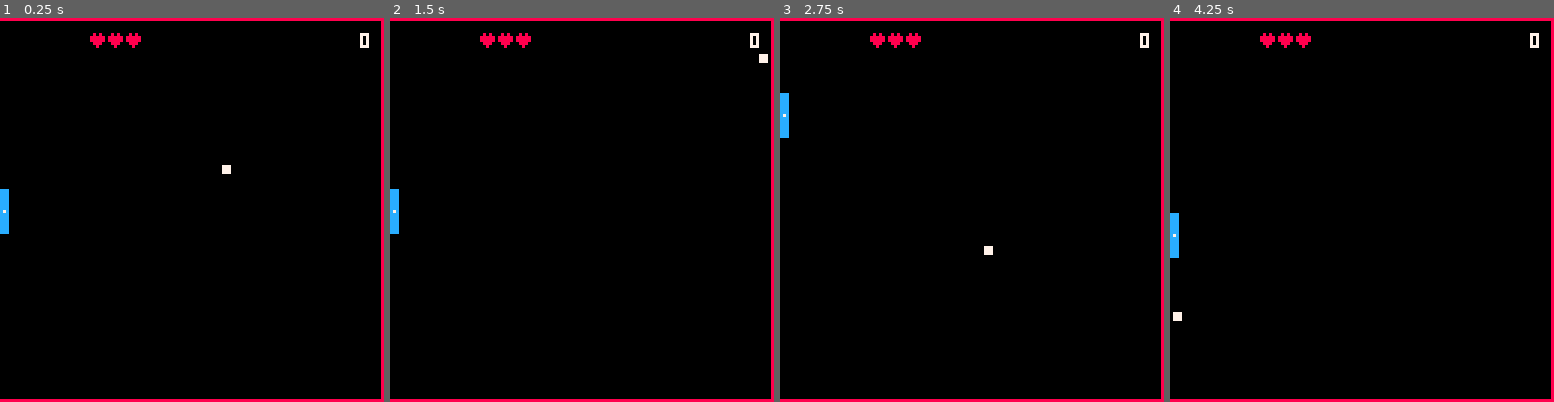
Above: before the commit, frames 1-4 (left to right).
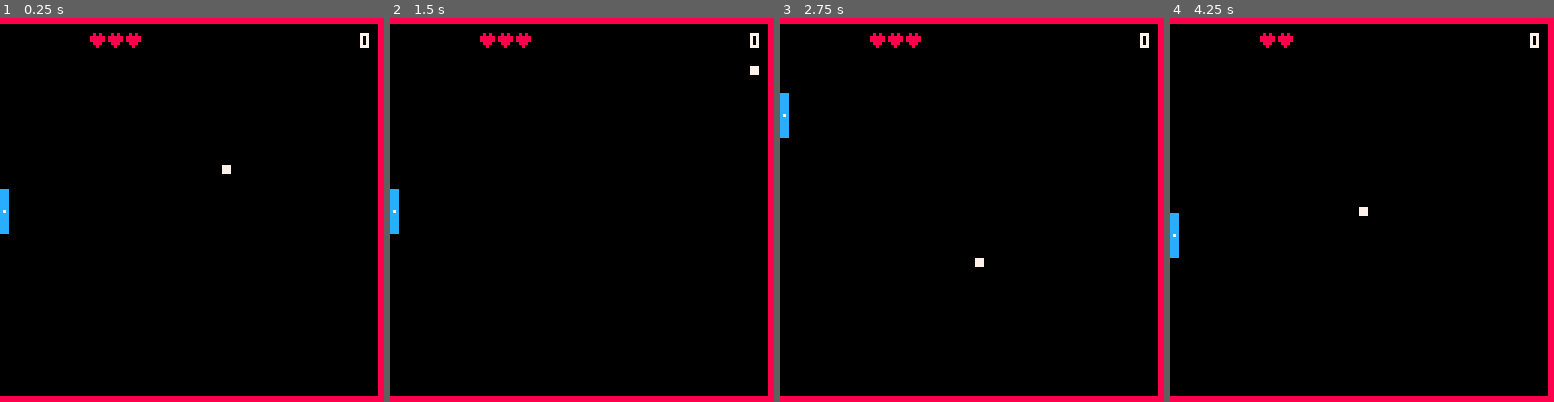
Above: after the commit, the same moments.

Repository: WolfgangSteiner/pico-8-tutorials
Game: PICO-8 cartridge pong.p8
Same seed, same stepped clock (60 frames per second), same inputs: the game is played once before the commit and once after it.
Inputs:
- Up to frame 1 (0.25 s): no input
- Up to frame 2 (1.5 s): no input
- Up to frame 3 (2.75 s): hold Up 2.15-2.42 s
- Up to frame 4 (4.25 s): hold Down 3.63-3.97 s

The runs differ from the first frame. In frame 1, 2.3% of the frame differs, in the area x 0-100%, y 0-100%; in frame 2, 2.4%; in frame 3, 2.4%; in frame 4, 2.5%.

Commit message:
add boss

Diff:
--- a/pong.p8
+++ b/pong.p8
@@ -7,6 +7,7 @@
 #include pong/drawing.lua
 #include pong/ball.lua
 #include pong/game_state.lua
+#include pong/boss.lua
 __gfx__
 000000000808000000bbbb0000000000000000000000000000000000000000000000000000000000000000000000000000000000000000000000000000000000
 00000000888880000bbbbbb000000000000000000000000000000000000000000000000000000000000000000000000000000000000000000000000000000000
--- /dev/null
+++ b/pong/boss.lua
@@ -0,0 +1,24 @@
+function create_boss()
+    local boss = {}
+    boss.x = 64
+    boss.y = 64
+    boss.lifes = 3
+    return boss
+end
+
+function boss_appearance()
+    if state.score == 1 then
+        state.boss_fight = true
+    end
+end
+
+function update_boss()
+    if state.boss_fight == true then
+
+
+    end
+end
+
+function draw_boss()
+spr(2,64,64)
+end
--- a/pong/court.lua
+++ b/pong/court.lua
@@ -3,7 +3,7 @@
     court.color = 8
     court.w = 128
     court.h = 128
-    court.t = 1
+    court.t = 2
     return court
 end
 
@@ -12,5 +12,4 @@
     rectfill(0, 0, court.w-1, court.t - 1, court.color)
     rectfill (court.w - court.t, 0, court.w-1, court.h, court.color)
     rectfill(0, court.h - court.t, court.w-1, court.h,  court.color)
-
 end
--- a/pong/game_state.lua
+++ b/pong/game_state.lua
@@ -3,6 +3,7 @@
     state.lifes = 3
     state.score = 0
     state.running = true
+    state.boss_fight = false
     return state
 end
  function draw_game_state(state)
--- a/pong/main.lua
+++ b/pong/main.lua
@@ -8,8 +8,11 @@
 
 function _update()
     update_game_state()
+    boss_appearance()
     if state.running == true then
         update_paddle(paddle, court)
+    end
+    if state.boss_fight == false then
         update_ball(ball,paddle,court)
     end
 
@@ -20,6 +23,11 @@
     cls()
     draw_court(court)
     draw_paddle(paddle)
+    if state.boss_fight == false then
     draw_ball(ball)
+    end
     draw_game_state(state)
+    if state.boss_fight == true then
+        draw_boss()
+    end
 end
